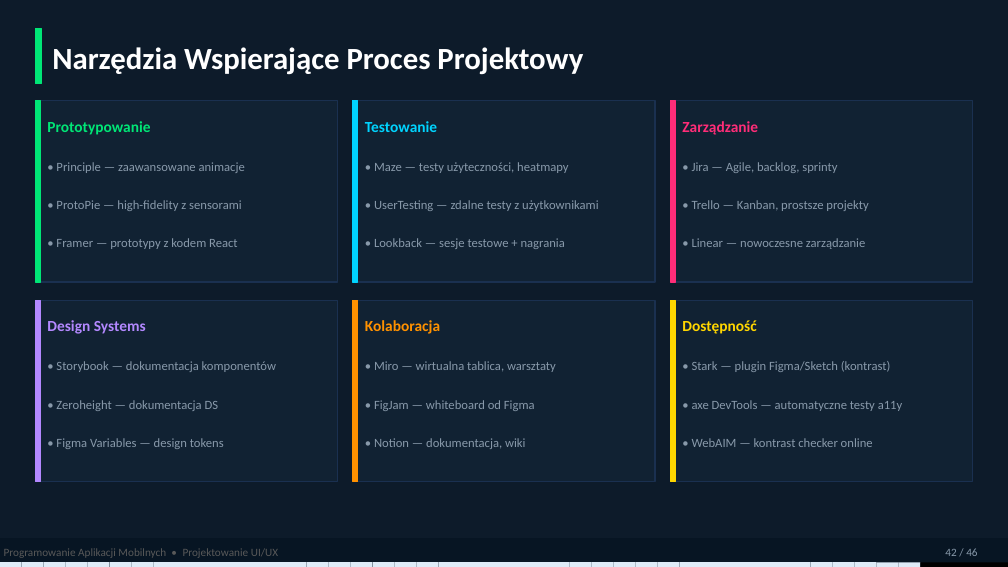
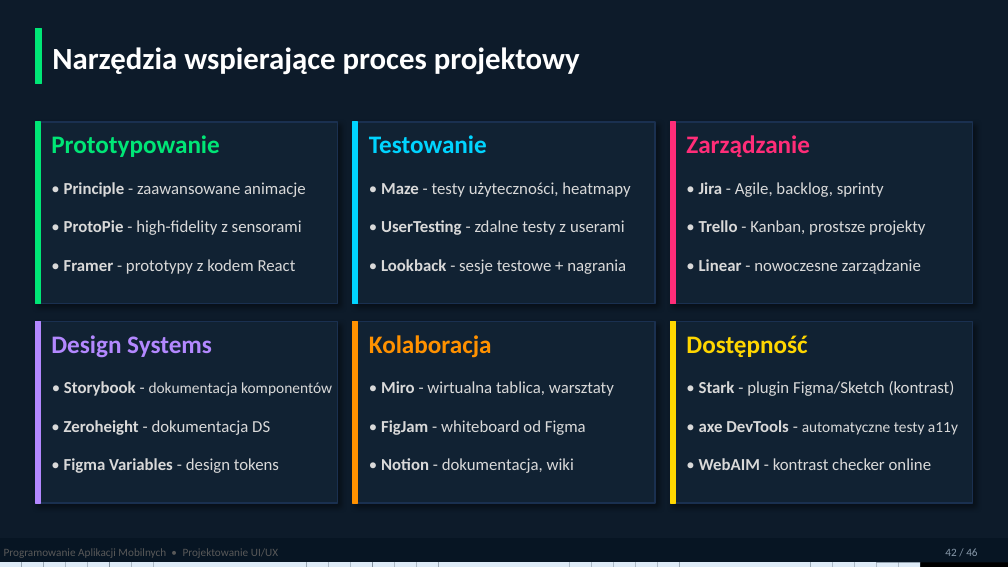
Before and after one commit to MatPomGit/mobileHub, a slide deck: slide 42 of wyklady/w3_ui.pptx. Drawn at 1008x567 pixels with LibreOffice and Linux fonts; fonts in the diff are those of the drawing. Boxes give left, top, right and bottom in pixels: in the first picture for what was removed or moved away, otherwise in the second. Text is boxed around its words. In the diff, an @@ line names an element or a change of style, - is before the commit and + after.

```diff
--- a/wyklady/w3_ui.pptx
+++ b/wyklady/w3_ui.pptx
@@ text at box(52, 47, 580, 75): text changed @@
-Narzędzia Wspierające Proces Projektowy
+Narzędzia wspierające proces projektowy
@@ 3 texts: place and size @@
-3 texts at box(47, 121, 758, 135)
+3 texts at box(51, 135, 810, 157)
@@ text at box(64, 182, 306, 197): text changed; size 9 to 12 pt; text colour #8899AA to #D9D9D9 @@
-• Principle — zaawansowane animacje
+• Principle - zaawansowane animacje
@@ text at box(381, 182, 630, 197): text changed; size 9 to 12 pt; text colour #8899AA to #D9D9D9 @@
-• Maze — testy użyteczności, heatmapy
+• Maze - testy użyteczności, heatmapy
@@ text at box(699, 182, 884, 197): text changed; size 9 to 12 pt; text colour #8899AA to #D9D9D9 @@
-• Jira — Agile, backlog, sprinty
+• Jira - Agile, backlog, sprinty
@@ text at box(64, 220, 302, 235): text changed; size 9 to 12 pt; text colour #8899AA to #D9D9D9 @@
-• ProtoPie — high-fidelity z sensorami
+• ProtoPie - high-fidelity z sensorami
@@ text at box(381, 220, 624, 235): text changed; size 9 to 12 pt; text colour #8899AA to #D9D9D9 @@
-• UserTesting — zdalne testy z użytkownikami
+• UserTesting - zdalne testy z userami
@@ text at box(699, 220, 925, 235): text changed; size 9 to 12 pt; text colour #8899AA to #D9D9D9 @@
-• Trello — Kanban, prostsze projekty
+• Trello - Kanban, prostsze projekty
@@ text at box(64, 259, 296, 274): text changed; size 9 to 12 pt; text colour #8899AA to #D9D9D9 @@
-• Framer — prototypy z kodem React
+• Framer - prototypy z kodem React
@@ text at box(381, 259, 626, 274): text changed; size 9 to 12 pt; text colour #8899AA to #D9D9D9 @@
-• Lookback — sesje testowe + nagrania
+• Lookback - sesje testowe + nagrania
@@ text at box(699, 259, 921, 274): text changed; size 9 to 12 pt; text colour #8899AA to #D9D9D9 @@
-• Linear — nowoczesne zarządzanie
+• Linear - nowoczesne zarządzanie
@@ size 11 to 18 pt in 6 elements at box(686, 135, 810, 157), box(686, 335, 807, 357), box(51, 135, 219, 157), box(369, 135, 487, 153), box(51, 335, 212, 358), box(369, 335, 492, 358) @@
@@ 3 texts: place and size @@
-3 texts at box(47, 320, 756, 334)
+3 texts at box(51, 335, 807, 358)
@@ 12 rectangles: place and size @@
-12 rectangles at box(35, 101, 973, 482)
+12 rectangles at box(35, 122, 973, 503)
@@ shadow on in 6 elements at box(35, 122, 338, 303), box(353, 122, 655, 303), box(670, 122, 973, 303), box(35, 322, 338, 503), box(353, 322, 655, 503), box(670, 322, 973, 503) @@
@@ text at box(64, 381, 332, 396): text changed; size 9 to 11 pt; text colour #8899AA to #D9D9D9 @@
-• Storybook — dokumentacja komponentów
+• Storybook - dokumentacja komponentów
@@ text at box(381, 381, 614, 396): text changed; size 9 to 12 pt; text colour #8899AA to #D9D9D9 @@
-• Miro — wirtualna tablica, warsztaty
+• Miro - wirtualna tablica, warsztaty
@@ text at box(699, 381, 955, 396): text changed; size 9 to 12 pt; text colour #8899AA to #D9D9D9 @@
-• Stark — plugin Figma/Sketch (kontrast)
+• Stark - plugin Figma/Sketch (kontrast)
@@ text at box(64, 420, 270, 435): text changed; size 9 to 12 pt; text colour #8899AA to #D9D9D9 @@
-• Zeroheight — dokumentacja DS
+• Zeroheight - dokumentacja DS
@@ text at box(381, 420, 586, 435): text changed; size 9 to 12 pt; text colour #8899AA to #D9D9D9 @@
-• FigJam — whiteboard od Figma
+• FigJam - whiteboard od Figma
@@ text at box(699, 420, 958, 435): text changed; size 9 to 11 pt; text colour #8899AA to #D9D9D9 @@
-• axe DevTools — automatyczne testy a11y
+• axe DevTools - automatyczne testy a11y
@@ text at box(64, 458, 279, 473): text changed; size 9 to 12 pt; text colour #8899AA to #D9D9D9 @@
-• Figma Variables — design tokens
+• Figma Variables - design tokens
@@ text at box(381, 458, 574, 473): text changed; size 9 to 12 pt; text colour #8899AA to #D9D9D9 @@
-• Notion — dokumentacja, wiki
+• Notion - dokumentacja, wiki
@@ text at box(699, 458, 932, 470): text changed; size 9 to 12 pt; text colour #8899AA to #D9D9D9 @@
-• WebAIM — kontrast checker online
+• WebAIM - kontrast checker online
```
Also in this commit, not shown: 39 other slides changed, 1 other file.
